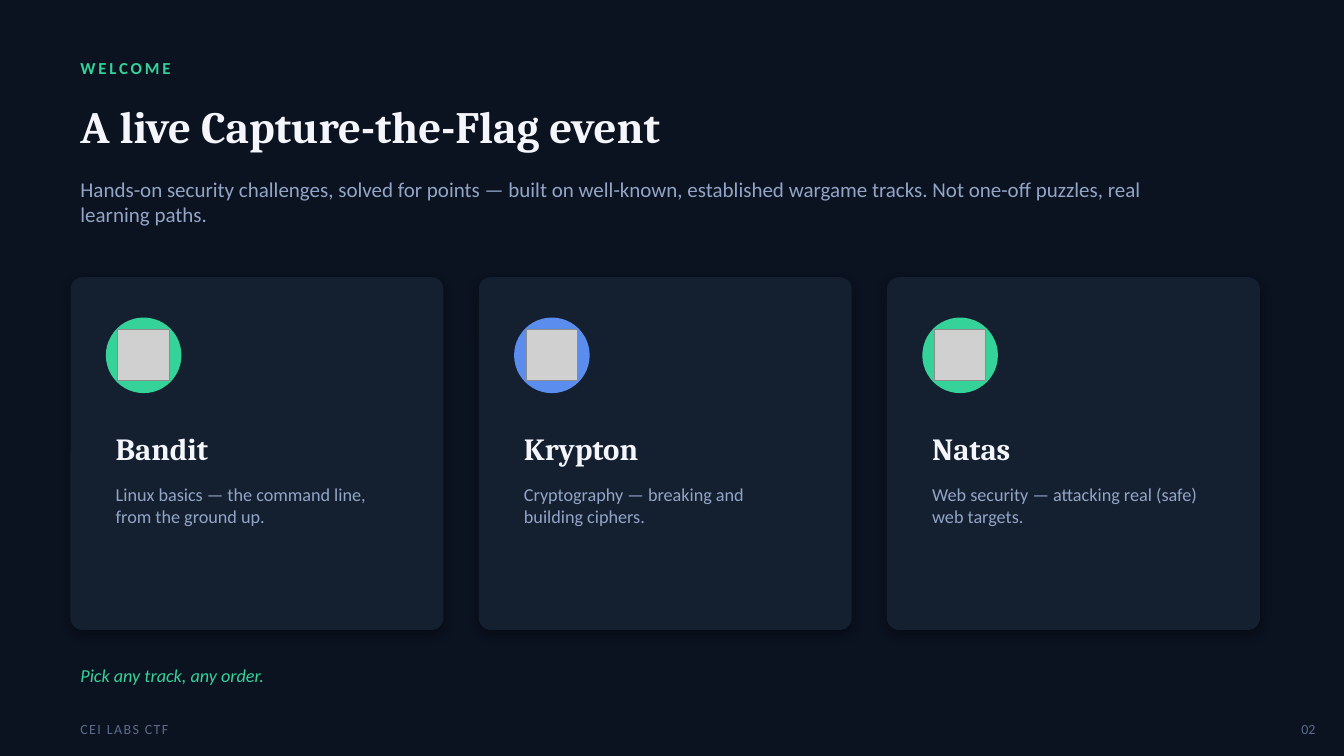
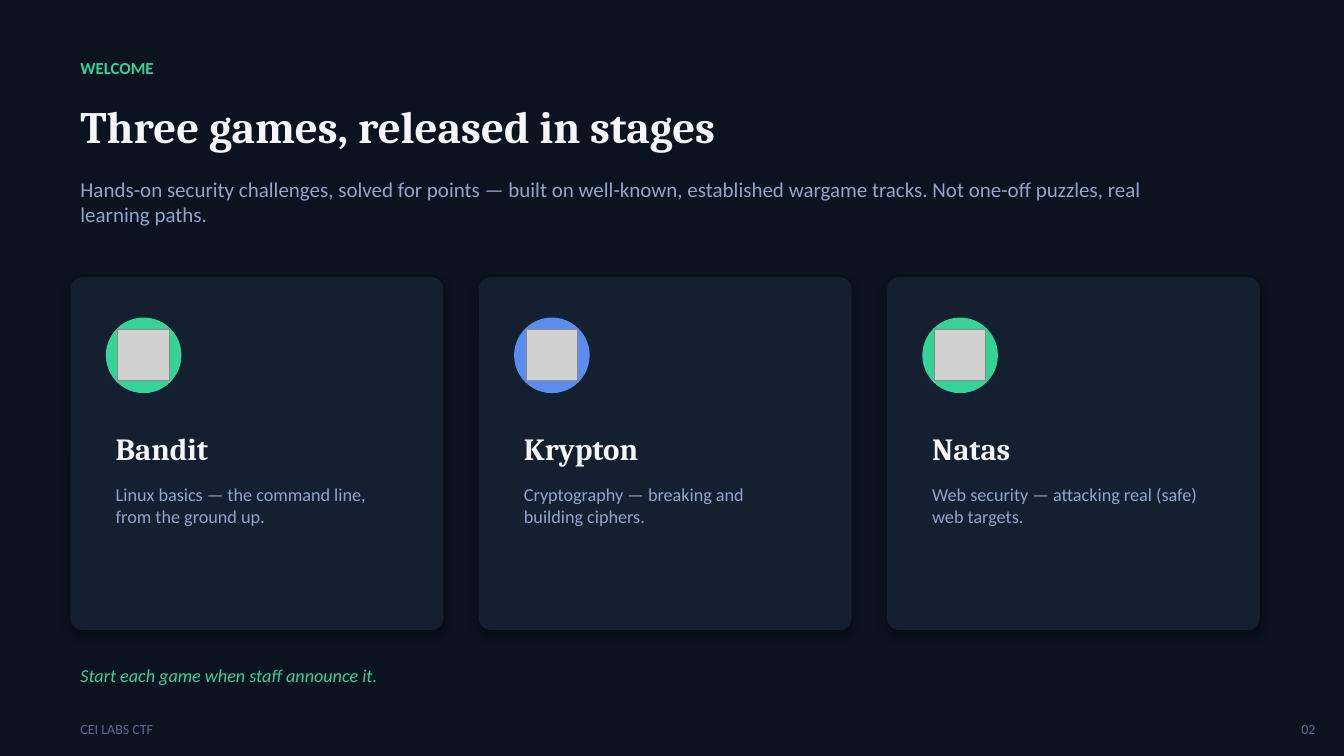
Before and after one commit to stoptalkingishh/cei-labs-event, a slide deck: slide 2 of presentation/CEI-Labs-CTF-Kickoff.pptx. Drawn at 1344x756 pixels with LibreOffice and Linux fonts; fonts in the diff are those of the drawing; grey boxes stand for pictures. Boxes give left, top, right and bottom in pixels: in the first picture for what was removed or moved away, otherwise in the second. Text is boxed around its words. In the diff, an @@ line names an element or a change of style, - is before the commit and + after.

Commit message:
Align kickoff materials with staggered games

```diff
--- a/presentation/CEI-Labs-CTF-Kickoff.pptx
+++ b/presentation/CEI-Labs-CTF-Kickoff.pptx
@@ text "WELCOME" at (x1=80, y1=63, x2=153, y2=74): letter spacing 2 to 0 pt @@
@@ text at (x1=80, y1=112, x2=715, y2=153): text changed @@
-A live Capture-the-Flag event
+Three games, released in stages
@@ text at (x1=80, y1=669, x2=377, y2=685): text changed @@
-Pick any track, any order.
+Start each game when staff announce it.
@@ text "CEI LABS CTF" at (x1=80, y1=725, x2=153, y2=734): letter spacing 1 to 0 pt @@
```
Also in this commit, not shown: 8 other slides changed, 3 other files.
